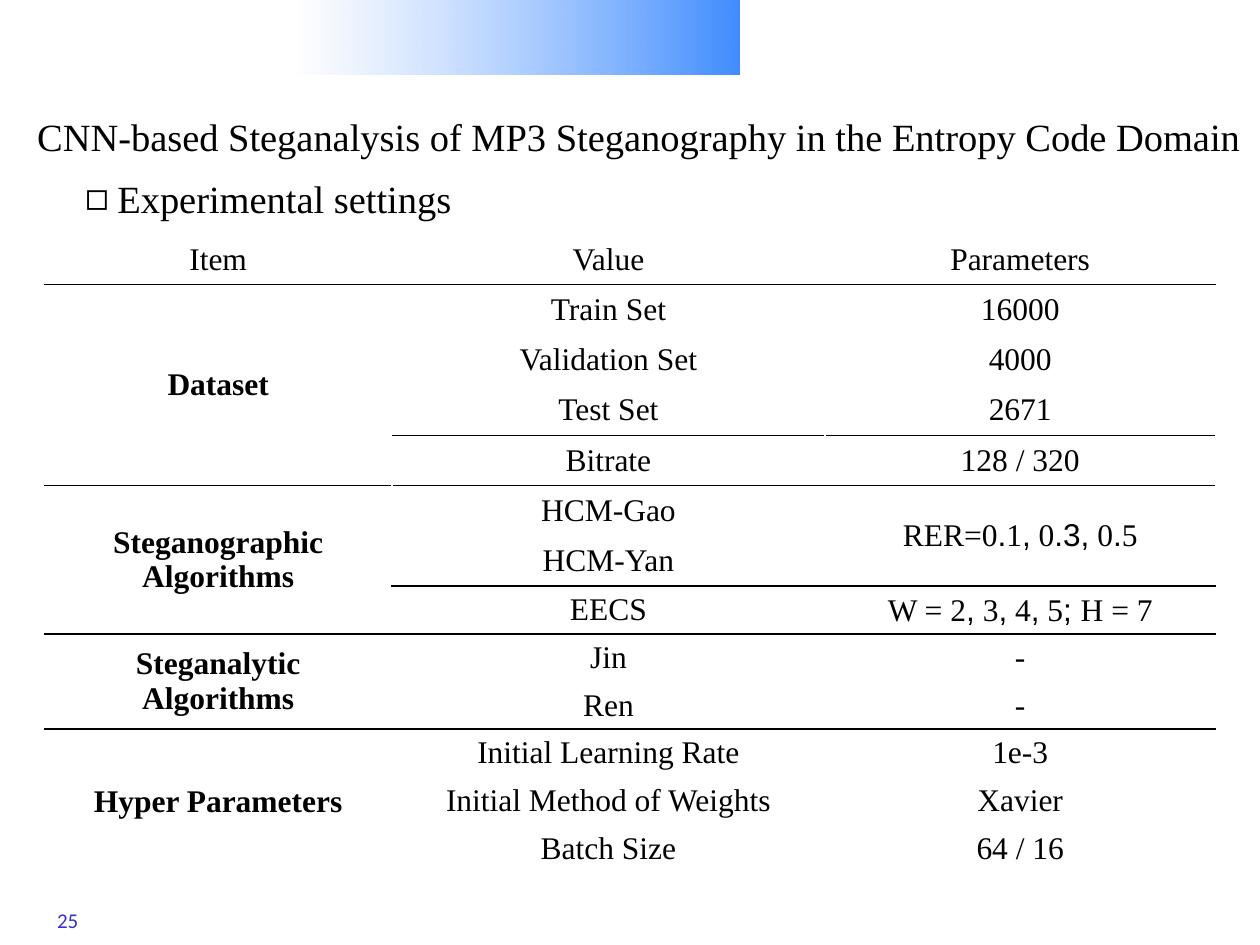
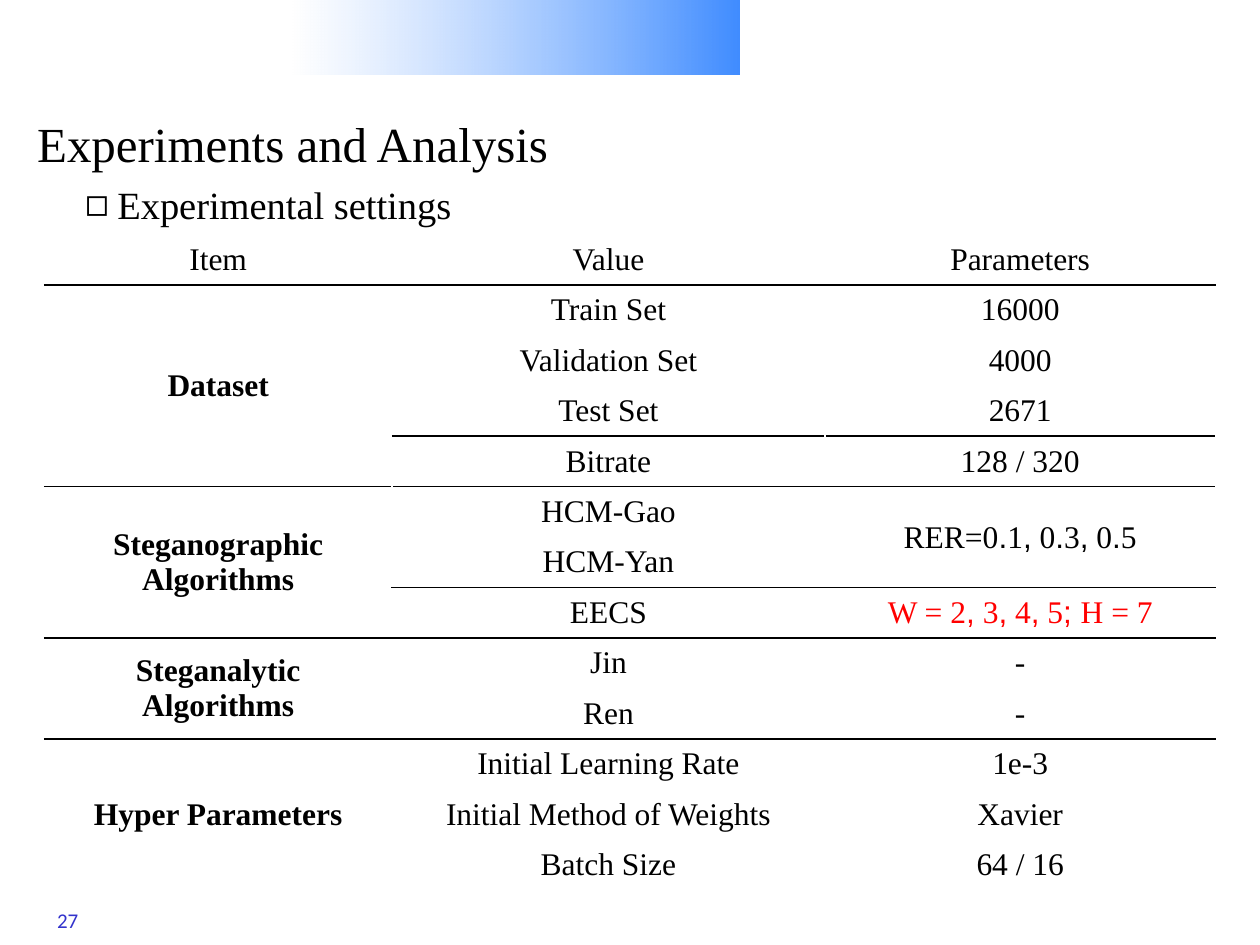
Before and after one commit to Charleswyt/tf_audio_steganalysis, a slide deck: slide 27 of CNN-based Steganalysis of MP3 Steganography in the Entropy Code Domain.pptx (slide 25 before the commit). Drawn at 1260x945 pixels with LibreOffice and Linux fonts; fonts in the diff are those of the drawing; background and template pictures are left out. Boxes give left, top, right and bottom in pixels: in the first picture for what was removed or moved away, otherwise in the second. Text is boxed around its words. In the diff, an @@ line names an element or a change of style, - is before the commit and + after.

```diff
--- a/CNN-based Steganalysis of MP3 Steganography in the Entropy Code Domain.pptx
+++ b/CNN-based Steganalysis of MP3 Steganography in the Entropy Code Domain.pptx
@@ text at [37,128,548,172]: text changed; size 22 to 28 pt @@
-CNN-based Steganalysis of MP3 Steganography in the Entropy Code Domain
+Experiments and Analysis
@@ text "Experimental settings": place and size @@
-text "Experimental settings" at [117,186,451,221]
+text "Experimental settings" at [117,192,451,227]
@@ table at [44,234,1216,890] @@
@@ font Arial to Times New Roman in "0.3," @@
@@ text colour #000000 to #FF0000 in "W = 2, 3, 4, 5; H ..." @@
@@ page number at [57,914,78,928]: text changed @@
-25
+27
```
Also in this commit, not shown: 29 other slides changed, 4 slides added, 2 slides removed.
